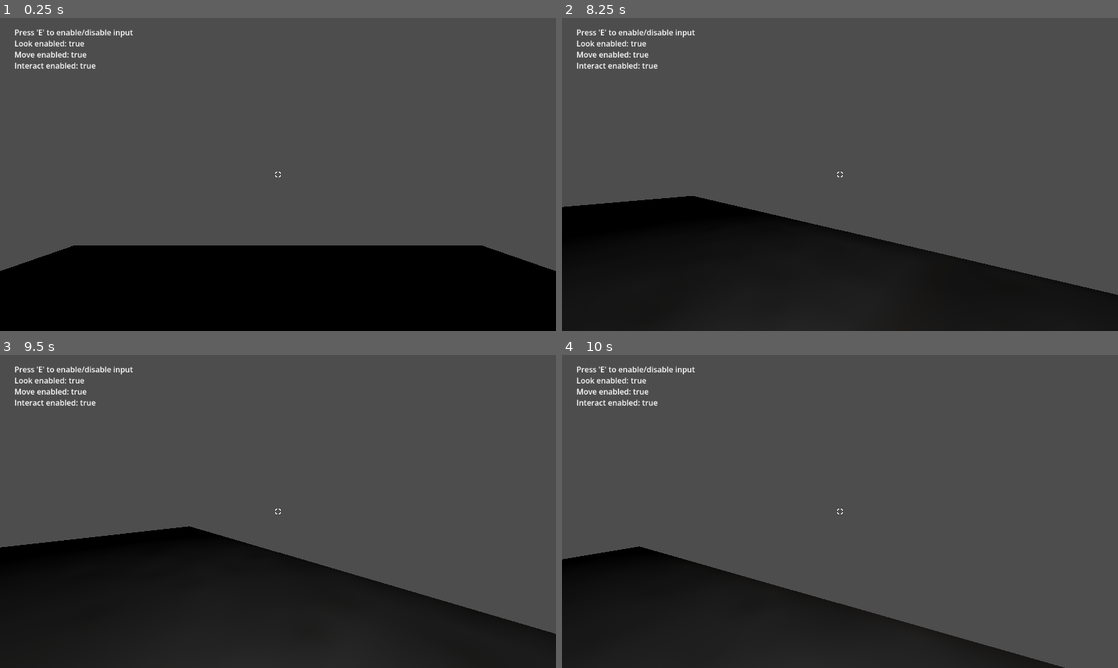
Above: before the commit, frames 1-4 (two rows, left to right).
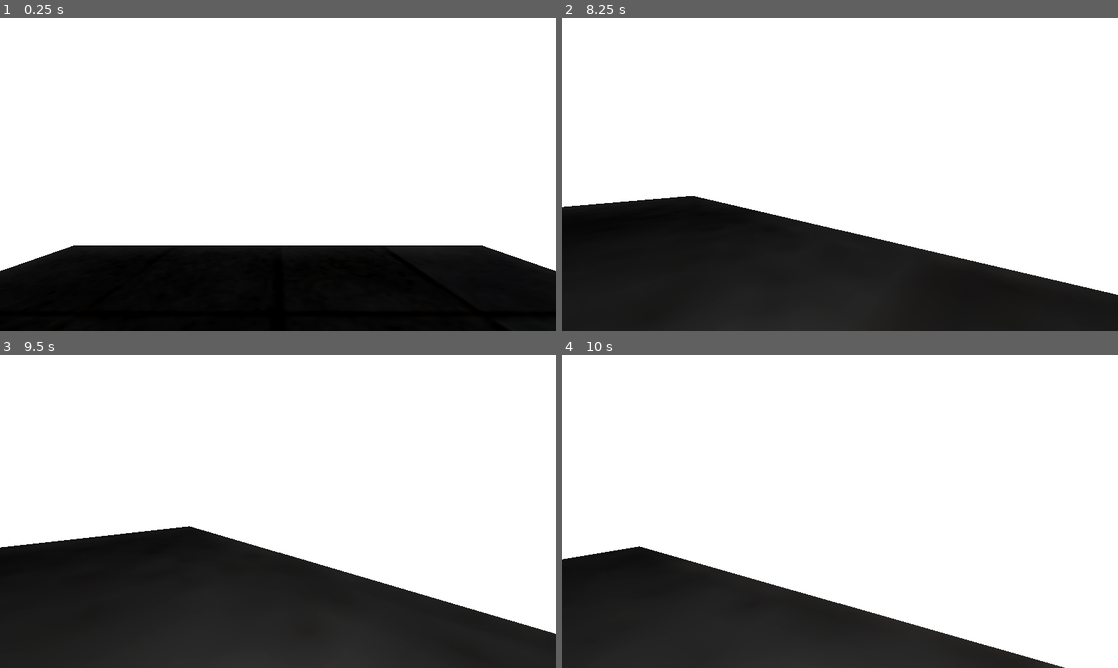
Above: after the commit, the same moments.

Repository: Area9579/Underwater-Jam
Game: Godot game, scene res://Gym/gym.tscn
Same seed, same stepped clock (60 frames per second), same inputs: the game is played once before the commit and once after it.
Inputs (mouse positions are in pixels of both pictures, inside the frame that each line leads up to):
- Up to frame 1 (0.25 s): no input
- Up to frame 2 (8.25 s): tap E (debug_toggle) every 0.75 s from 0.5 to 4.25 s; move the mouse to (867, 174) at 0.52 s; press the mouse at (867, 174) at 0.53 s; hold W (forward) 0.53-5.78 s; move the mouse to (812, 174) at 1.27 s; release the mouse at (812, 174) at 1.28 s; tap F (equip) at 1.35, 5.85 s; click (812, 174) at 1.55 s; move the mouse to (851, 168) at 2.02 s; press the mouse at (851, 168) at 2.03 s; move the mouse to (834, 180) at 2.77 s; release the mouse at (834, 180) at 2.78 s; click (834, 180) at 2.85 s; move the mouse to (878, 177) at 3.52 s; hold F (equip) 3.53-4.28 s; click (878, 177) at 3.8 s; move the mouse to (795, 171) at 4.27 s; click (795, 171) at 4.35 s; move the mouse to (845, 174) at 5.02 s; press the mouse at (845, 174) at 5.03 s; move the mouse to (817, 168) at 5.77 s; release the mouse at (817, 168) at 5.78 s; hold D (right) 5.78-6.53 s; click (817, 168) at 6.05 s; move the mouse to (867, 174) at 6.52 s; press the mouse at (867, 174) at 6.53 s; hold W (forward) from 6.53 s (still down); move the mouse to (812, 174) at 7.27 s; release the mouse at (812, 174) at 7.28 s; click (812, 174) at 7.35 s; move the mouse to (851, 168) at 8.02 s; hold F (equip) from 8.03 s (still down)
- Up to frame 3 (9.5 s): click (289, 505) at 8.3 s; move the mouse to (272, 517) at 8.77 s; release W (forward) at 8.78 s; release F (equip) at 8.78 s; hold A (left) from 8.78 s (still down); click (272, 517) at 8.85 s
- Up to frame 4 (10 s): move the mouse to (878, 514) at 9.52 s; release A (left) at 9.53 s; press the mouse at (878, 514) at 9.53 s; hold W (forward) from 9.53 s (still down)

The runs differ from the first frame. In frame 1, 74% of the frame differs, in the area x 0-100%, y 0-81%; in frame 2, 69%; in frame 3, 67%; in frame 4, 80%, in the area x 0-100%, y 0-100%.

Commit message:
Shader Import

Diff:
--- /dev/null
+++ b/3D Assets/Shaders/blob.gdshader
@@ -0,0 +1,62 @@
+shader_type spatial;
+render_mode cull_disabled, blend_add, unshaded;
+uniform float time_speed = 1.0;
+//time specifically for the wave noise texture
+uniform float surface_speed = 1.0;
+uniform float spin = 0.0; //Twisting motion of the water
+uniform float brightness = 0.6;
+uniform float color_intensity = 0.0;
+//Tiling frequency of the noise accross the mesh
+uniform float horizontal_frequency = 2.0;
+uniform float vertical_frequency = 2.0;
+//overall size muliplier
+uniform float size = 3.0;
+//affects total size
+uniform float banding_bias = 0.6;
+
+uniform sampler2D wave_texture;
+uniform sampler2D noise_texture;
+//wave height, use for ocean waves
+uniform float wave_height = 0.5;
+//water surface height variation based on the noise texture
+uniform float texture_height = 0.5;
+//preset band colors
+uniform vec4 color1 : source_color = vec4(0.59, 0.761, 1.0, 1.0);
+uniform vec4 color2 : source_color = vec4(0.274, 0.474, 0.98, 1.0);
+uniform vec4 color3 : source_color = vec4(0.059, 0.389, 0.85, 1.0);
+uniform vec4 color4 : source_color = vec4(0.0, 0.267, 1.0, 1.0);
+
+void vertex() {
+	float time = -TIME * time_speed;
+	VERTEX += NORMAL * wave_height * texture(wave_texture, vec2(UV.x + time * surface_speed, UV.y + time * surface_speed)).r;
+	VERTEX += NORMAL * texture_height * texture(noise_texture,vec2(UV.x * horizontal_frequency + spin * (time /2.0), (UV.y * vertical_frequency) + time)).r;;
+}
+
+void fragment() {
+	float time = -TIME * time_speed;
+
+// Calculate dot product of normals and combine with noise texture value
+	float normal_facing = dot(NORMAL, VIEW);
+	float noise_value = texture(noise_texture,vec2(UV.x * horizontal_frequency + spin * (time /2.0), (UV.y * vertical_frequency) + time)).r;
+	normal_facing += (noise_value -0.5 + size) * 0.3;
+
+	float band = normal_facing * 3.0 * banding_bias;
+	vec4 band_color = vec4(0,0,0,0);
+	if (band <= 1.5) {
+		discard;
+	}
+	else if(band <= 2.0){
+		band_color = mix(color1, color2, -0.01 / (band-2.01)); //Mixes the color bands to make a slight gradient
+	}
+	else if (band <= 2.5) {
+		band_color = mix(color2, color3, -0.01 / (band-2.51));
+	}
+	else if (band <= 2.9) {
+		band_color = mix(color3, color4, -0.01 / (band-2.91));
+	}
+	else if (band >= 0.0) {
+		band_color = color4;
+	}
+	//Final color adjestment
+	ALBEDO = clamp(brightness * (vec3(1.0, 1.0, 1.0) - (band_color.xyz * -color_intensity)) * band_color.xyz, vec3(0.0, 0.0, 0.0), vec3(brightness, brightness, brightness));
+}
--- /dev/null
+++ b/Content/ValveControlPanel/valve_control_panel_value_display.tscn
@@ -0,0 +1,27 @@
+[gd_scene format=3 uid="uid://cncvw8cva3l56"]
+
+[ext_resource type="Texture2D" path="res://Content/ValveControlPanel/Assets/dial_bg.png" id="1_f3r5k"]
+[ext_resource type="Texture2D" path="res://Content/ValveControlPanel/Assets/dial_fill.png" id="2_lpr8y"]
+
+[node name="SubViewportContainer" type="SubViewportContainer" unique_id=1275174229]
+offset_right = 40.0
+offset_bottom = 40.0
+
+[node name="SubViewport" type="SubViewport" parent="." unique_id=740294854]
+handle_input_locally = false
+render_target_update_mode = 4
+
+[node name="TextureProgressBar" type="TextureProgressBar" parent="SubViewport" unique_id=835753960]
+offset_right = 196.0
+offset_bottom = 120.0
+size_flags_horizontal = 3
+size_flags_vertical = 3
+fill_mode = 4
+radial_initial_angle = 270.0
+radial_fill_degrees = 180.0
+radial_center_offset = Vector2(0, 137.925)
+nine_patch_stretch = true
+texture_under = ExtResource("1_f3r5k")
+texture_progress = ExtResource("2_lpr8y")
+texture_progress_offset = Vector2(0, 0.455)
+tint_progress = Color(0.59880275, 0.9158862, 0.4925213, 1)
--- a/Gym/gym.tscn
+++ b/Gym/gym.tscn
@@ -6,6 +6,8 @@
 [ext_resource type="PackedScene" uid="uid://co2ljeot3jbkr" path="res://Gym/Interactables/Click/test_click_interactable.tscn" id="4_n475g"]
 [ext_resource type="PackedScene" uid="uid://hr32o2ebjj8a" path="res://Gym/Interactables/Hold/test_hold_interactable.tscn" id="5_d8kd1"]
 [ext_resource type="PackedScene" uid="uid://bkj28qpfl2n7k" path="res://Content/InteractableItems/DailyOrder/daily_order_sheet.tscn" id="6_1er27"]
+[ext_resource type="Shader" uid="uid://cunvmsic2t2a6" path="res://3D Assets/Shaders/blob.gdshader" id="7_n475g"]
+[ext_resource type="ArrayMesh" uid="uid://cvwcipxyyfx16" path="res://3D Assets/BLOB.obj" id="8_ndoub"]
 
 [sub_resource type="WorldBoundaryShape3D" id="WorldBoundaryShape3D_g4v7s"]
 
@@ -15,6 +17,45 @@
 [sub_resource type="StandardMaterial3D" id="StandardMaterial3D_qpgtp"]
 albedo_color = Color(0.67481464, 0.67481464, 0.6748146, 1)
 albedo_texture = ExtResource("2_d8kd1")
+
+[sub_resource type="TorusMesh" id="TorusMesh_aa15y"]
+
+[sub_resource type="FastNoiseLite" id="FastNoiseLite_7jjb4"]
+noise_type = 3
+frequency = 0.0014
+fractal_octaves = 3
+
+[sub_resource type="NoiseTexture2D" id="NoiseTexture2D_n475g"]
+noise = SubResource("FastNoiseLite_7jjb4")
+seamless = true
+
+[sub_resource type="ShaderMaterial" id="ShaderMaterial_n475g"]
+render_priority = 0
+shader = ExtResource("7_n475g")
+shader_parameter/time_speed = 0.05
+shader_parameter/surface_speed = 1.0
+shader_parameter/spin = 7.4
+shader_parameter/brightness = 0.6
+shader_parameter/color_intensity = 0.0
+shader_parameter/horizontal_frequency = 2.0
+shader_parameter/vertical_frequency = 2.0
+shader_parameter/size = 3.0
+shader_parameter/banding_bias = 0.56
+shader_parameter/wave_texture = SubResource("NoiseTexture2D_n475g")
+shader_parameter/noise_texture = SubResource("NoiseTexture2D_n475g")
+shader_parameter/wave_height = 0.055
+shader_parameter/texture_height = 0.23
+shader_parameter/color1 = Color(0.46012205, 0.9707323, 0.6626054, 1)
+shader_parameter/color2 = Color(0.53391707, 0.44811642, 0.7950995, 1)
+shader_parameter/color3 = Color(0.0046855886, 0.117006265, 0.30003342, 1)
+shader_parameter/color4 = Color(0.19955236, 0.4575218, 0.29545337, 1)
+
+[sub_resource type="Environment" id="Environment_g4v7s"]
+glow_enabled = true
+glow_intensity = 0.68
+glow_bloom = 0.15
+volumetric_fog_enabled = true
+volumetric_fog_density = 0.0028
 
 [node name="PlayerGym" type="Node3D" unique_id=1618404820]
 script = ExtResource("1_rh7av")
@@ -77,3 +118,16 @@
 
 [node name="DailyOrderSheet" parent="." unique_id=1952071443 instance=ExtResource("6_1er27")]
 transform = Transform3D(1.1924881e-08, 0, -1, 0, 1, 0, 1, 0, 1.1924881e-08, 5, 1.562298, 2)
+
+[node name="Donut" type="MeshInstance3D" parent="." unique_id=1443713786]
+transform = Transform3D(0.49041525, 0.87148887, 0, -0.87148887, 0.49041525, 0, 0, 0, 1, -4.1784525, 2.6438553, -0.022537988)
+mesh = SubResource("TorusMesh_aa15y")
+surface_material_override/0 = SubResource("ShaderMaterial_n475g")
+
+[node name="WorldEnvironment" type="WorldEnvironment" parent="." unique_id=502045691]
+environment = SubResource("Environment_g4v7s")
+
+[node name="Blob <3" type="MeshInstance3D" parent="." unique_id=198549879]
+transform = Transform3D(1, 0, 0, 0, 1, 0, 0, 0, 1, 0.07599783, 3.1635613, 1.5170021)
+mesh = ExtResource("8_ndoub")
+surface_material_override/0 = SubResource("ShaderMaterial_n475g")
--- a/project.godot
+++ b/project.godot
@@ -23,6 +23,7 @@
 [file_customization]
 
 folder_colors={
+"res://3D Assets/": "purple",
 "res://Addons/": "gray",
 "res://Addons/AbstractStateMachine/": "gray",
 "res://Content/": "orange",
@@ -73,6 +74,11 @@
 "events": [Object(InputEventMouseButton,"resource_local_to_scene":false,"resource_name":"","device":-1,"window_id":0,"a …(258 unchanged characters)…
 ]
 }
+alt_interact={
+"deadzone": 0.2,
+"events": [Object(InputEventMouseButton,"resource_local_to_scene":false,"resource_name":"","device":-1,"window_id":0,"alt_pressed":false,"shift_pressed":false,"ctrl_pressed":false,"meta_pressed":false,"button_mask":2,"position":Vector2(365, 14),"global_position":Vector2(374, 62),"factor":1.0,"button_index":2,"canceled":false,"pressed":true,"double_click":false,"script":null)
+]
+}
 equip={
 "deadzone": 0.2,
 "events": [Object(InputEventKey,"resource_local_to_scene":false,"resource_name":"","device":-1,"window_id":0,"alt_press …(192 unchanged characters)…
Not shown, added: 3D Assets/BLOB.obj
Not shown, added: 3D Assets/BLOB.obj.import
Not shown, added: 3D Assets/Shaders/blob.gdshader.uid
